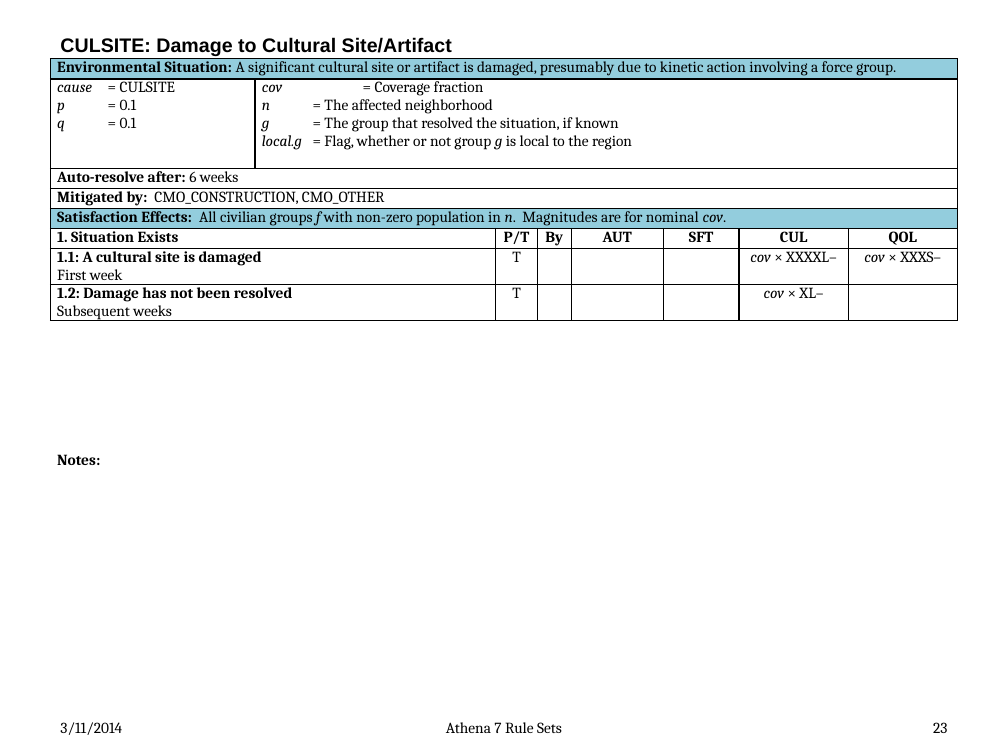
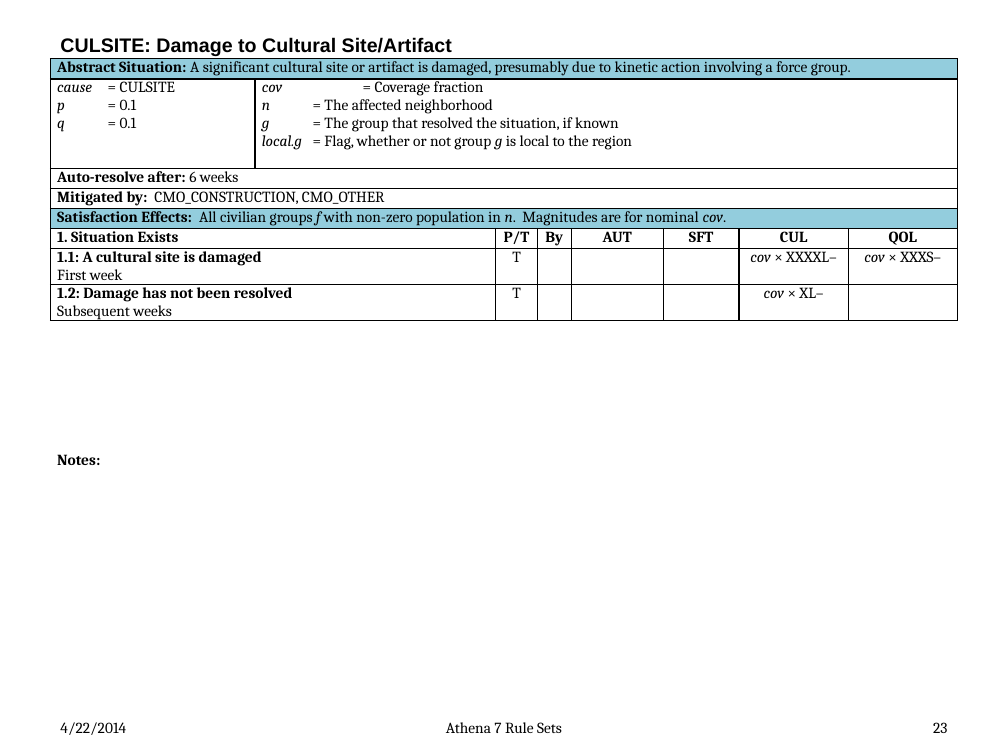
Before and after one commit to AthenaModel/athena-legacy, a slide deck: slide 23 of docs/dev/rules.pptx. Drawn at 1008x756 pixels with LibreOffice and Linux fonts; fonts in the diff are those of the drawing. Boxes give left, top, right and bottom in pixels: in the first picture for what was removed or moved away, otherwise in the second. Text is boxed around its words. In the diff, an @@ line names an element or a change of style, - is before the commit and + after.

```diff
--- a/docs/dev/rules.pptx
+++ b/docs/dev/rules.pptx
@@ table at bbox=[50, 58, 958, 326] @@
-row 1, column 1: Environmental Situation: A significant cultural site or artifact is damaged, presumably due to kinetic action involving a force group.
+row 1, column 1: Abstract Situation: A significant cultural site or artifact is damaged, presumably due to kinetic action involving a force group.
@@ text at bbox=[60, 722, 126, 735]: text changed @@
-3/11/2014
+4/22/2014
```
Also in this commit, not shown: 72 other slides changed, 2 other files.
